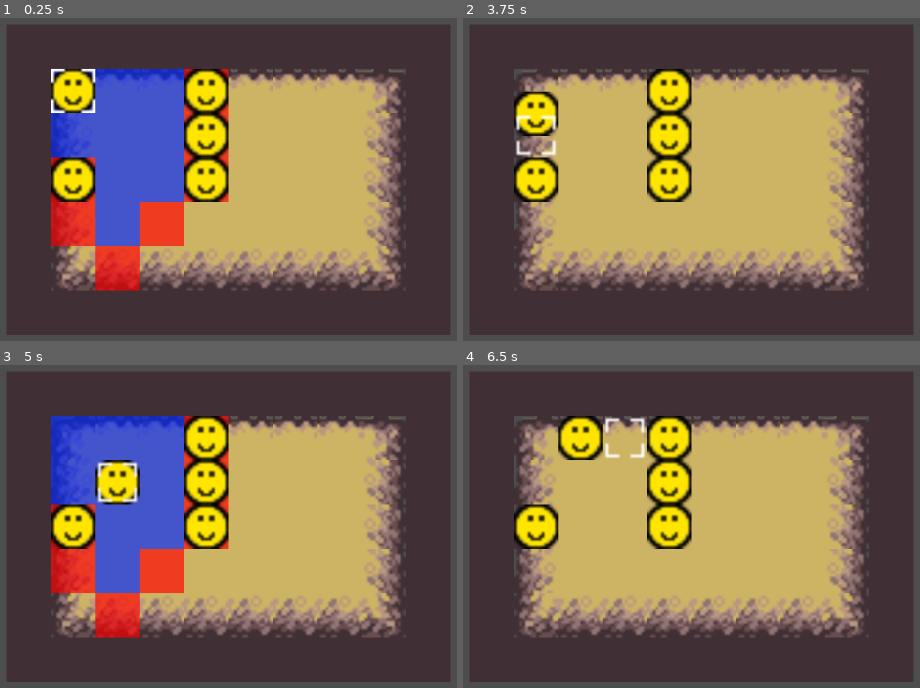
Above: before the commit, frames 1-4 (two rows, left to right).
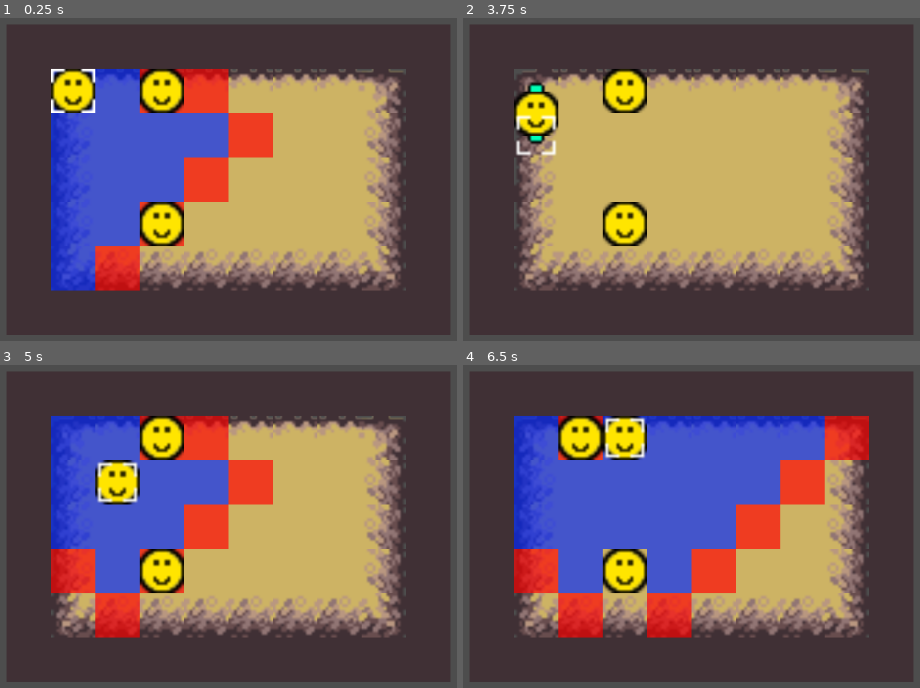
Above: after the commit, the same moments.

Repository: JonasBachmeier-UNI/GameEngineering
Game: Godot game, scene res://test.tscn
Same seed, same stepped clock (60 frames per second), same inputs: the game is played once before the commit and once after it.
Inputs:
- Up to frame 1 (0.25 s): no input
- Up to frame 2 (3.75 s): hold Up (ui_up) 0.53-2.03 s; tap Space (ui_select) at 0.6, 0.77, 1.07, 1.35, 1.52, 1.82, 2.1, 2.85, 3.02, 3.32, 3.6 s; tap Enter at 1.25 s; hold Left (ui_left) 2.03-3.53 s; hold Down (ui_down) from 3.53 s (still down)
- Up to frame 3 (5 s): tap Space (ui_select) at 3.77, 4.07, 4.25, 4.35, 4.52, 4.82 s; tap Escape (ui_cancel) at 4.15 s; release Down (ui_down) at 4.28 s; hold Right (ui_right) from 4.28 s (still down)
- Up to frame 4 (6.5 s): release Right (ui_right) at 5.03 s; hold Up (ui_up) 5.03-5.78 s; tap Space (ui_select) at 5.1, 5.85, 6.02, 6.32 s; hold Right (ui_right) from 5.78 s (still down)

The runs differ from the first frame. In frame 1, 12% of the frame differs, in the area x 11-60%, y 15-85%; in frame 2, 7.8%; in frame 3, 9.3%; in frame 4, 36%, in the area x 11-89%, y 15-85%.

Commit message:
Path overlay und bugfix

Diff:
--- a/nohonoramongthieves/cursor.gd
+++ b/nohonoramongthieves/cursor.gd
@@ -2,12 +2,16 @@
 
 @onready var tml = $"../Map"
 @onready var overlay = $"../UnitOverlay"
+@onready var path_map = $"../UnitPath"
 @onready var gameboard = $"../../GameBoard"
 @onready var unit_manager = $"../Units"
 @export var start_x = 1
 @export var start_y = 1
 var x_pos = start_x
 var y_pos = start_y
+var last_x = start_x
+var last_y = start_y
+
 var all_units
 var my_units
 var enemies
@@ -22,6 +26,7 @@
 var can_select = false
 var can_select_target = false
 var can_select_enemy = false
+var help_path = false
 
 
 func _on_game_board_matrix_ready(value: Variant) -> void:
@@ -67,7 +72,6 @@
 		## TODO: mit gewünschten Input unit bewegen
 		if Input.is_action_just_pressed("ui_select"):
 			print("Einheit auf: ", selected_unit.x_coord, " ", selected_unit.y_coord, " nach: ", x_pos, " ", y_pos)
-			# selected_unit.move(x_pos, y_pos)
 			unit_manager.move_unit(selected_unit, x_pos, y_pos)
 			## selected_unit geht zur aktuellen Position
 
@@ -75,8 +79,10 @@
 		## TODO: mit gewünschten Input unit Feld angreifen lassen
 		if Input.is_action_just_pressed("ui_select"):
 			print("Einheit auf: ", selected_unit.x_coord, " ", selected_unit.y_coord, " attackiert: ", x_pos, " ", y_pos)
-			# selected_unit.move_to_enemy(x_pos, y_pos)
-			unit_manager.move_unit(selected_unit, x_pos, y_pos)
+			if help_path:
+				unit_manager.move_unit(selected_unit, last_x, last_y)
+			else:
+				unit_manager.move_unit(selected_unit, x_pos, y_pos)
 			## TODO Menü aufrufen
 			## selected_unit geht neben aktuelles Feld und greift an
 
@@ -95,8 +101,13 @@
 	if tile_id != 0:
 		return
 
+	## Wenn bewegt wird, wird der Pfad gelöscht
+	path_map.clear()
+
 	## Positionsänderung
 	global_position = tml.map_to_local(target_tile)
+	last_x = x_pos
+	last_y = y_pos
 	x_pos += direction.x
 	y_pos += direction.y
 	hovering_check()
@@ -129,6 +140,7 @@
 	can_select = false
 	can_select_target = false
 	can_select_enemy = false
+	help_path = false
 
 	if !did_select_unit:
 		overlay.clear()
@@ -181,7 +193,8 @@
 	if test_move.has(pos_vec):
 		## Unit geht Pfad und reset bools / selected units
 		can_select_target = true
-		#print("Feld erreichbar")
+		var path = selected_unit.get_path_to_destination(x_pos, y_pos)
+		path_map.path_to_tilemap(path)
 		return
 
 	if hovered == null:
@@ -194,6 +207,14 @@
 	if test_attack.has(pos_vec) and hovered.is_enemy:
 		## Unit geht neben das Feld und greift an und reset bools / selected units
 		can_select_enemy = true
+
+		var path = selected_unit.get_path_to_destination(x_pos, y_pos)
+
+		if test_move.has(Vector2i(last_x, last_y)):
+			path = selected_unit.get_path_to_destination(last_x, last_y)
+			help_path = true
+
+		path_map.path_to_tilemap(path)
 		#print("Feld angreifbar")
 		return
 
@@ -210,6 +231,7 @@
 
 func reset_selection():
 	#print("Auswahl zurückgenommen")
+	path_map.clear()
 	if selected_unit != null:
 		unit_manager.clear_overlay()
 	did_select_unit = false
--- a/nohonoramongthieves/game_manager.gd
+++ b/nohonoramongthieves/game_manager.gd
@@ -44,6 +44,7 @@
 ## TODO: test
 func ai_turn():
 	if len(enemy_units) > enemy_move_counter:
+		print("AI_TURN: ", enemy_move_counter)
 		enemy_move_counter += 1
 		unit_manager.enemy_ai_move(enemy_units[enemy_move_counter - 1])
 	else:
@@ -74,6 +75,7 @@
 	ai_turn()
 
 func _on_units_ai_move_done() -> void:
+	print("ON_DONE")
 	ai_turn()
 
 
--- a/nohonoramongthieves/test.tscn
+++ b/nohonoramongthieves/test.tscn
@@ -6,10 +6,21 @@
 [ext_resource type="Texture2D" uid="uid://dygywwf8t2fjm" path="res://assets/Unit/attackable_tile.png" id="4_kcg2a"]
 [ext_resource type="Texture2D" uid="uid://dl7vtvav0ny0r" path="res://assets/highlighted/highlight_tile.png" id="4_t07s4"]
 [ext_resource type="Script" path="res://unit_manager.gd" id="5_177xh"]
+[ext_resource type="Texture2D" uid="uid://dhbxxg8v78377" path="res://assets/UnitPath/links_rechts.png" id="5_psrf4"]
 [ext_resource type="Texture2D" uid="uid://c6peupm1b2ju4" path="res://assets/highlighted/tile_highlighted_2.png" id="5_ut7o1"]
 [ext_resource type="PackedScene" uid="uid://1tu0ew23kxa2" path="res://unit.tscn" id="6_0du6g"]
+[ext_resource type="Texture2D" uid="uid://c64oupxwijieb" path="res://assets/UnitPath/oben_links.png" id="6_cehi4"]
 [ext_resource type="Script" path="res://cursor.gd" id="6_qbh61"]
+[ext_resource type="Texture2D" uid="uid://c2pcsi8tqbm72" path="res://assets/UnitPath/oben_rechts.png" id="7_dg2d1"]
+[ext_resource type="Texture2D" uid="uid://bfmvsdtm2rjly" path="res://assets/UnitPath/oben_unten.png" id="8_rrojt"]
+[ext_resource type="Texture2D" uid="uid://dq3mw6wuo6cb" path="res://assets/UnitPath/Start_links.png" id="9_fmvf8"]
+[ext_resource type="Texture2D" uid="uid://dnvc8gpwnq88i" path="res://assets/UnitPath/Start_oben.png" id="10_goow1"]
 [ext_resource type="Script" path="res://game_manager.gd" id="10_jqmi4"]
+[ext_resource type="Texture2D" uid="uid://df14347thjja5" path="res://assets/UnitPath/Start_rechts.png" id="11_ynibb"]
+[ext_resource type="Texture2D" uid="uid://biofln0bk3t8x" path="res://assets/UnitPath/Start_unten.png" id="12_5ch4m"]
+[ext_resource type="Texture2D" uid="uid://bbrpew1nl1j25" path="res://assets/UnitPath/unten_links.png" id="13_o5cxk"]
+[ext_resource type="Texture2D" uid="uid://bn1ebnxat3m4i" path="res://assets/UnitPath/unten_rechts.png" id="14_cpmau"]
+[ext_resource type="Script" path="res://unit_path.gd" id="15_78ek8"]
 
 [sub_resource type="TileSetAtlasSource" id="TileSetAtlasSource_r7elo"]
 resource_name = "walkable"
@@ -93,6 +104,58 @@
 sources/0 = SubResource("TileSetAtlasSource_s85b1")
 sources/1 = SubResource("TileSetAtlasSource_8l7nb")
 
+[sub_resource type="TileSetAtlasSource" id="TileSetAtlasSource_6se45"]
+texture = ExtResource("5_psrf4")
+0:0/0 = 0
+
+[sub_resource type="TileSetAtlasSource" id="TileSetAtlasSource_vxq31"]
+texture = ExtResource("6_cehi4")
+0:0/0 = 0
+
+[sub_resource type="TileSetAtlasSource" id="TileSetAtlasSource_6ajlq"]
+texture = ExtResource("7_dg2d1")
+0:0/0 = 0
+
+[sub_resource type="TileSetAtlasSource" id="TileSetAtlasSource_765d7"]
+texture = ExtResource("8_rrojt")
+0:0/0 = 0
+
+[sub_resource type="TileSetAtlasSource" id="TileSetAtlasSource_j0m0t"]
+texture = ExtResource("9_fmvf8")
+0:0/0 = 0
+
+[sub_resource type="TileSetAtlasSource" id="TileSetAtlasSource_5l4u0"]
+texture = ExtResource("10_goow1")
+0:0/0 = 0
+
+[sub_resource type="TileSetAtlasSource" id="TileSetAtlasSource_gb86e"]
+texture = ExtResource("11_ynibb")
+0:0/0 = 0
+
+[sub_resource type="TileSetAtlasSource" id="TileSetAtlasSource_1urj3"]
+texture = ExtResource("12_5ch4m")
+0:0/0 = 0
+
+[sub_resource type="TileSetAtlasSource" id="TileSetAtlasSource_neenn"]
+texture = ExtResource("13_o5cxk")
+0:0/0 = 0
+
+[sub_resource type="TileSetAtlasSource" id="TileSetAtlasSource_pk2in"]
+texture = ExtResource("14_cpmau")
+0:0/0 = 0
+
+[sub_resource type="TileSet" id="TileSet_5mwj0"]
+sources/0 = SubResource("TileSetAtlasSource_6se45")
+sources/1 = SubResource("TileSetAtlasSource_vxq31")
+sources/2 = SubResource("TileSetAtlasSource_6ajlq")
+sources/3 = SubResource("TileSetAtlasSource_765d7")
+sources/4 = SubResource("TileSetAtlasSource_j0m0t")
+sources/5 = SubResource("TileSetAtlasSource_5l4u0")
+sources/6 = SubResource("TileSetAtlasSource_gb86e")
+sources/7 = SubResource("TileSetAtlasSource_1urj3")
+sources/8 = SubResource("TileSetAtlasSource_neenn")
+sources/9 = SubResource("TileSetAtlasSource_pk2in")
+
 [sub_resource type="SpriteFrames" id="SpriteFrames_kfbps"]
 animations = [{
 "frames": [{
@@ -123,29 +186,26 @@
 [node name="UnitOverlay" type="TileMapLayer" parent="GameBoard"]
 tile_set = SubResource("TileSet_7516k")
 
+[node name="UnitPath" type="TileMapLayer" parent="GameBoard"]
+tile_set = SubResource("TileSet_5mwj0")
+script = ExtResource("15_78ek8")
+
 [node name="Units" type="Node" parent="GameBoard"]
 script = ExtResource("5_177xh")
 
 [node name="Unit" parent="GameBoard/Units" instance=ExtResource("6_0du6g")]
 max_hp = 885
 
+[node name="Unit2" parent="GameBoard/Units" instance=ExtResource("6_0du6g")]
+is_enemy = true
+x_coord = 3
+max_hp = 885
+
 [node name="Unit3" parent="GameBoard/Units" instance=ExtResource("6_0du6g")]
 is_enemy = true
-y_coord = 3
-
-[node name="Unit2" parent="GameBoard/Units" instance=ExtResource("6_0du6g")]
-is_enemy = true
-x_coord = 4
-
-[node name="Unit4" parent="GameBoard/Units" instance=ExtResource("6_0du6g")]
-is_enemy = true
-x_coord = 4
-y_coord = 3
-
-[node name="Unit5" parent="GameBoard/Units" instance=ExtResource("6_0du6g")]
-is_enemy = true
-x_coord = 4
-y_coord = 2
+x_coord = 3
+y_coord = 4
+max_hp = 885
 
 [node name="Cursor" type="AnimatedSprite2D" parent="GameBoard"]
 sprite_frames = SubResource("SpriteFrames_kfbps")
@@ -169,7 +229,5 @@
 [connection signal="player_turn" from="GameManager" to="GameBoard/Cursor" method="_on_game_manager_player_turn"]
 
 [editable path="GameBoard/Units/Unit"]
+[editable path="GameBoard/Units/Unit2"]
 [editable path="GameBoard/Units/Unit3"]
-[editable path="GameBoard/Units/Unit2"]
-[editable path="GameBoard/Units/Unit4"]
-[editable path="GameBoard/Units/Unit5"]
--- a/nohonoramongthieves/unit_manager.gd
+++ b/nohonoramongthieves/unit_manager.gd
@@ -59,6 +59,14 @@
 func move_unit(unit, new_x, new_y):
 	var grid_path = unit.get_path_to_destination(new_x, new_y)
 	var path = unit.get_global_positions_from_path(grid_path)
+
+	if len(path) < 2:
+		emit_signal("path_completed")
+		if is_ai_move:
+			is_ai_move = false
+			emit_signal("ai_move_done")
+		return
+
 	unit.set_path(path)
 	unit.moved_count += len(path)-1
 	unit.update_position(grid_path[-1][0], grid_path[-1][1])
@@ -85,8 +93,9 @@
 	var target_unit = ai_data[1]
 
 	## Kein Pfad zu einem Gegner möglich
-	if len(shortest_path) <= 1:
+	if target_unit == null:
 		unit.wait_for_next_turn()
+		is_ai_move = false
 		emit_signal("ai_move_done")
 		return
 
--- /dev/null
+++ b/nohonoramongthieves/unit_path.gd
@@ -0,0 +1,104 @@
+extends TileMapLayer
+
+@onready var gameboard = $"../../GameBoard"
+enum DIRECTION {START_LEFT, START_RIGHT, START_UP, START_DOWN, LEFT_RIGHT, UP_DOWN, LEFT_UP, LEFT_DOWN, RIGHT_UP, RIGHT_DOWN}
+
+func path_to_tilemap(path):
+	clear()
+	if len(path) < 2:
+		return
+
+	for i in range(len(path)):
+		var old = null
+		var cur = path[i]
+		var new = null
+		if i > 0:
+			old = path[i-1]
+		if i < len(path)-1:
+			new = path[i+1]
+
+		var dir = get_direction(old, cur, new)
+		set_direction_tile(cur, dir)
+
+
+func get_direction(pos_old, pos_cur, pos_new):
+	if pos_old == null:
+		return get_start_direction(pos_cur, pos_new)
+
+	if pos_new == null:
+		return get_end_direction(pos_old, pos_cur)
+
+	if pos_old[0] == pos_new[0]:
+		return DIRECTION.UP_DOWN
+
+	if pos_old[1] == pos_new[1]:
+		return DIRECTION.LEFT_RIGHT
+
+	if pos_cur[0] > pos_old[0]:
+		if pos_cur[1] > pos_new[1]:
+			return DIRECTION.LEFT_UP
+		return DIRECTION.LEFT_DOWN
+
+	if pos_cur[0] < pos_old[0]:
+		if pos_cur[1] > pos_new[1]:
+			return DIRECTION.RIGHT_UP
+		return DIRECTION.RIGHT_DOWN
+
+	if pos_cur[1] > pos_old[1]:
+		if pos_cur[0] > pos_new[0]:
+			return DIRECTION.LEFT_UP
+		return DIRECTION.RIGHT_UP
+
+	if pos_cur[1] < pos_old[1]:
+		if pos_cur[0] > pos_new[0]:
+			return DIRECTION.LEFT_DOWN
+		return DIRECTION.RIGHT_DOWN
+
+func get_start_direction(pos_cur, pos_new):
+	if pos_new[0] > pos_cur[0]:
+		return DIRECTION.START_RIGHT
+	if pos_new[0] < pos_cur[0]:
+		return DIRECTION.START_LEFT
+	if pos_new[1] > pos_cur[1]:
+		return DIRECTION.START_DOWN
+	return DIRECTION.START_UP
+
+func get_end_direction(pos_old, pos_cur):
+	if pos_old[0] > pos_cur[0]:
+		return DIRECTION.START_RIGHT
+	if pos_old[0] < pos_cur[0]:
+		return DIRECTION.START_LEFT
+	if pos_old[1] > pos_cur[1]:
+		return DIRECTION.START_DOWN
+	return DIRECTION.START_UP
+
+
+func set_direction_tile(gb_pos, dir):
+	var tile = gameboard.grid_to_tml_coords(gb_pos)
+	var tile_set_id = direction_to_id(dir)
+	set_cell(tile, tile_set_id, Vector2i(0, 0))
+
+func direction_to_id(dir: DIRECTION):
+	match dir:
+		DIRECTION.START_LEFT:
+			return 4
+		DIRECTION.START_RIGHT:
+			return 6
+		DIRECTION.START_UP:
+			return 5
+		DIRECTION.START_DOWN:
+			return 7
+		DIRECTION.LEFT_RIGHT:
+			return 0
+		DIRECTION.UP_DOWN:
+			return 3
+		DIRECTION.LEFT_UP:
+			return 1
+		DIRECTION.LEFT_DOWN:
+			return 8
+		DIRECTION.RIGHT_UP:
+			return 2
+		DIRECTION.RIGHT_DOWN:
+			return 9
+	print("FEHLER IN unit_path.gd: direction_to_id")
+	return 0
Binary file added: nohonoramongthieves/assets/UnitPath/Start_links.png
Not shown, added: nohonoramongthieves/assets/UnitPath/Start_links.png.import
Binary file added: nohonoramongthieves/assets/UnitPath/Start_oben.png
Not shown, added: nohonoramongthieves/assets/UnitPath/Start_oben.png.import
Binary file added: nohonoramongthieves/assets/UnitPath/Start_rechts.png
Not shown, added: nohonoramongthieves/assets/UnitPath/Start_rechts.png.import
Binary file added: nohonoramongthieves/assets/UnitPath/Start_unten.png
Not shown, added: nohonoramongthieves/assets/UnitPath/Start_unten.png.import
Binary file added: nohonoramongthieves/assets/UnitPath/links_rechts.png
Not shown, added: nohonoramongthieves/assets/UnitPath/links_rechts.png.import
Binary file added: nohonoramongthieves/assets/UnitPath/oben_links.png
Not shown, added: nohonoramongthieves/assets/UnitPath/oben_links.png.import
(and 9 more such lines)
